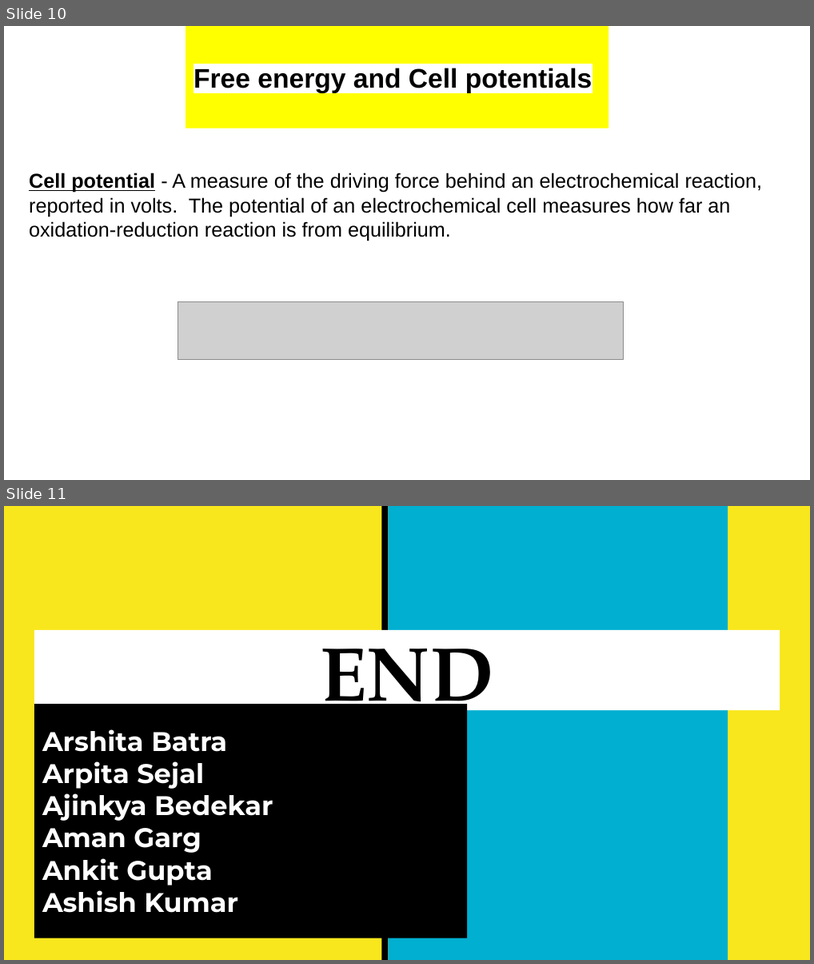
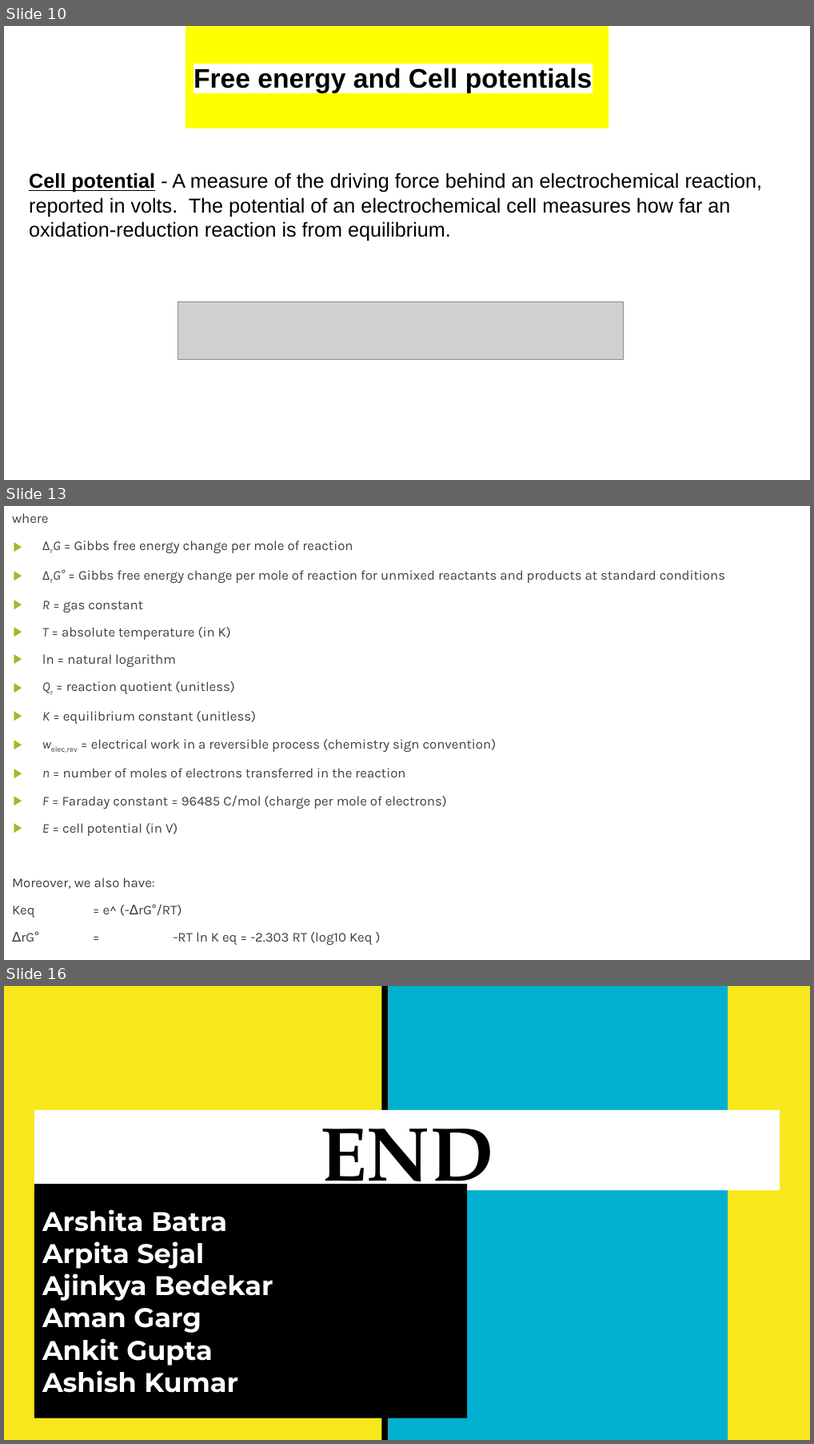
Before and after one commit to ajinkyabedekar/Chemistry-I, a slide deck: CHEMISTRY PRESENTATION.pptx. Shown one above the other, each under a label of ours: slides 10 and 11 before the commit, slides 10, 13 and 16 after it; the slides between them are not shown. The pictures are 814x964 and 814x1444 pixels, drawn with LibreOffice and Linux fonts; fonts in the diff are those of the drawing; grey boxes stand for pictures. Boxes give left, top, right and bottom in pixels: in the first picture for what was removed or moved away, otherwise in the second. Text is boxed around its words. In the diff, an @@ line names an element or a change of style, - is before the commit and + after.

```diff
--- a/CHEMISTRY PRESENTATION.pptx
+++ b/CHEMISTRY PRESENTATION.pptx
@@ slide 13 added at <box>4,506,810,960</box>, background #FFFFFF @@
@@ text added at <box>12,513,726,944</box>, 12 pt, text #3F3F3F @@
+where
+▶ ΔrG = Gibbs free energy change per mole of reaction
+▶ ΔrG° = Gibbs free energy change per mole of reaction for unmixed reactants and products at standard conditions
+▶ R = gas constant
+▶ T = absolute temperature (in K)
+▶ ln = natural logarithm
+▶ Qr = reaction quotient (unitless)
+▶ K = equilibrium constant (unitless)
+▶ welec,rev = electrical work in a reversible process (chemistry sign convention)
+▶ n = number of moles of electrons transferred in the reaction
+▶ F = Faraday constant = 96485 C/mol (charge per mole of electrons)
+▶ E = cell potential (in V)
+Moreover, we also have:
+Keq = e^ (-∆rG°/RT)
+∆rG° = -RT ln K eq = -2.303 RT (log10 Keq )
@@ what was slide 11 is now slide 16 @@
```
Also in this commit, not shown: 1 slide changed, 4 other slides added, 10 other files.
